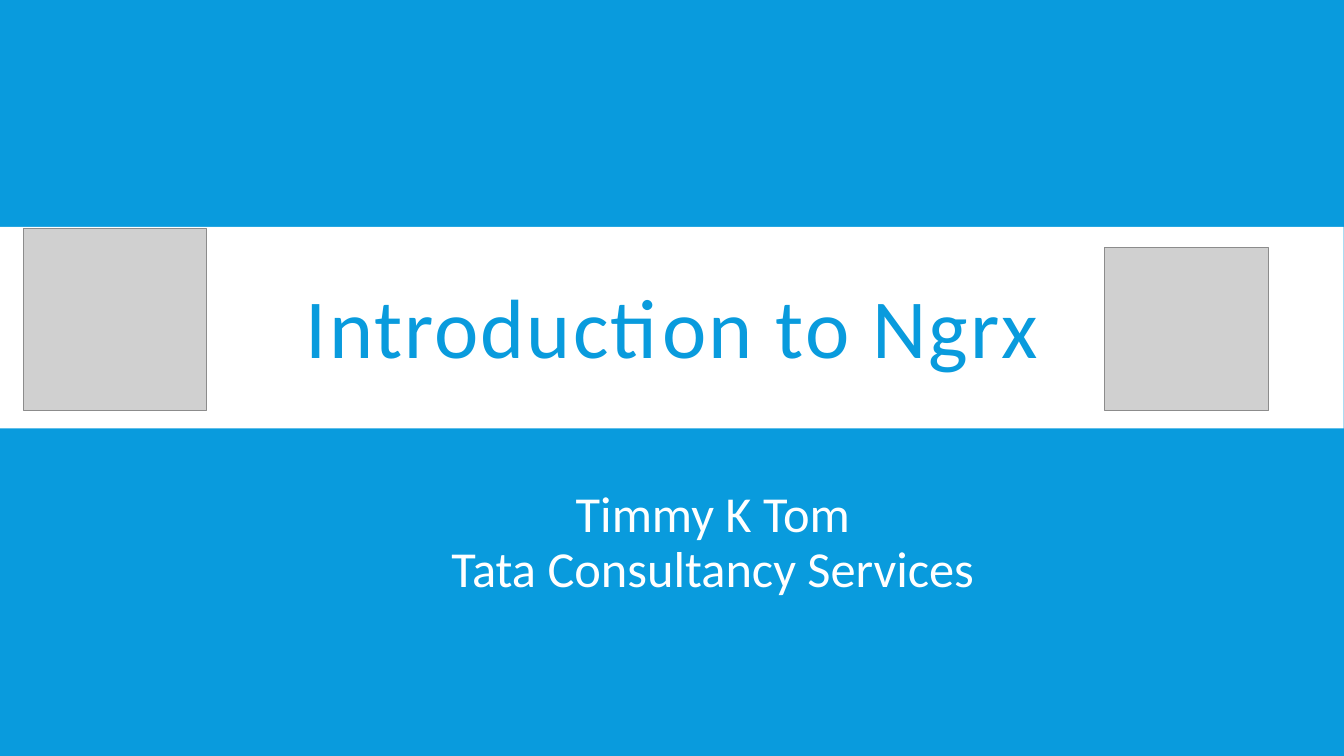
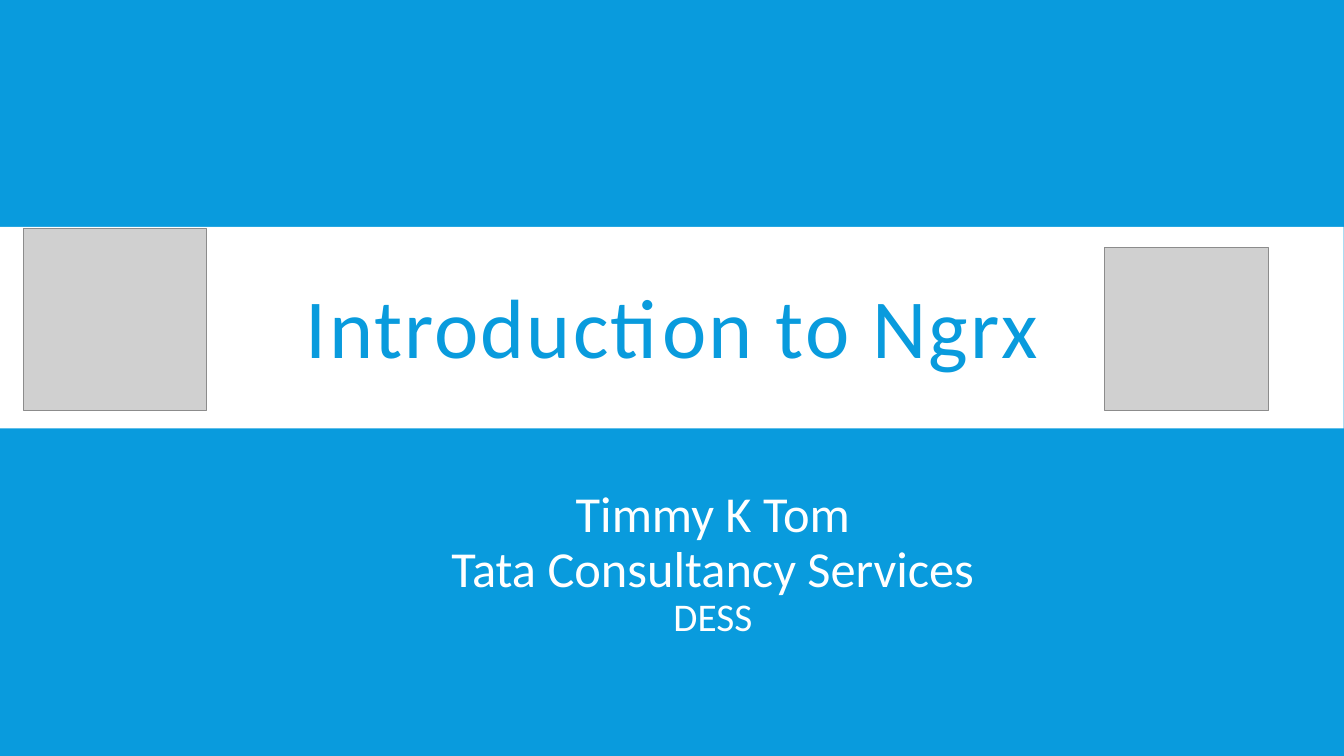
Before and after one commit to timmyktom/angular_ngrx_example, a slide deck: slide 1 of example-angular2-ngrx/Introduction to Ngrx.pptx. Drawn at 1344x756 pixels with LibreOffice and Linux fonts; fonts in the diff are those of the drawing; grey boxes stand for pictures. Boxes give left, top, right and bottom in pixels: in the first picture for what was removed or moved away, otherwise in the second. Text is boxed around its words. In the diff, an @@ line names an element or a change of style, - is before the commit and + after.

Commit message:
updated the PPT

```diff
--- a/example-angular2-ngrx/Introduction to Ngrx.pptx
+++ b/example-angular2-ngrx/Introduction to Ngrx.pptx
@@ subtitle at (x1=451, y1=497, x2=973, y2=632): text changed @@
-Timmy K Tom
-Tata Consultancy Services
+Timmy K Tom
+Tata Consultancy Services
+DESS
```
Also in this commit, not shown: 2 other slides changed, 1 slide removed.
